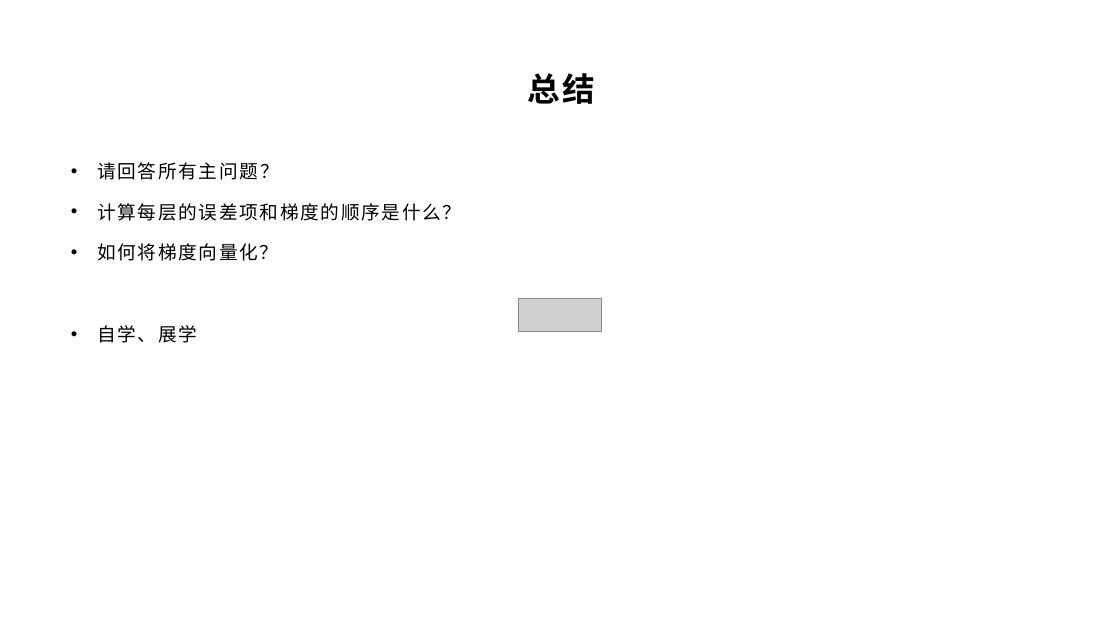
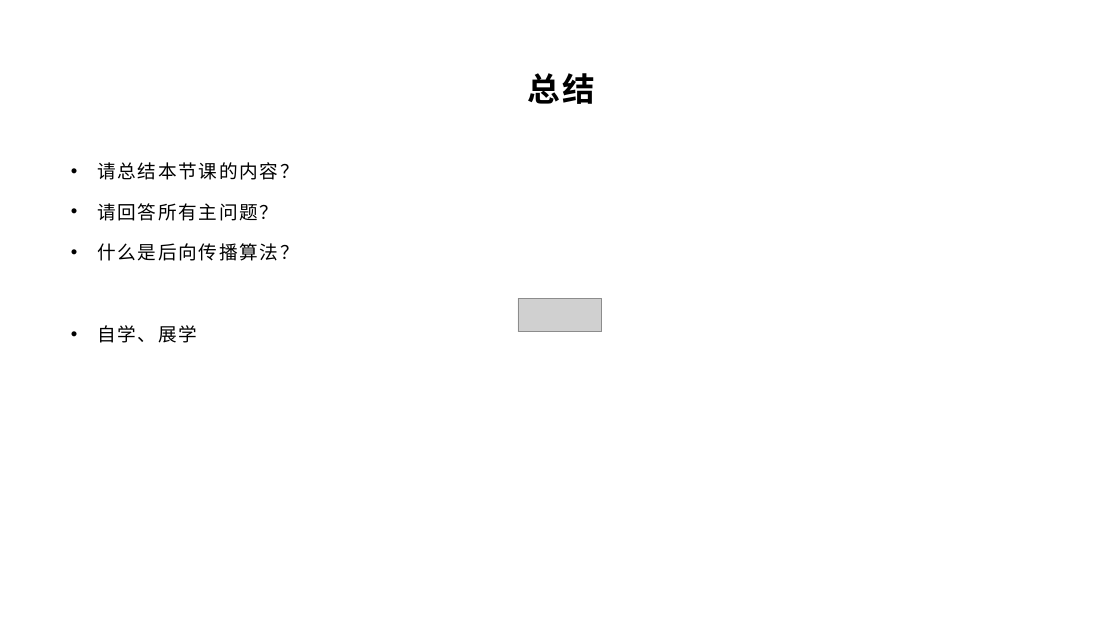
Before and after one commit to yyc-git/DeepLearningEdu, a slide deck: slide 29 of lessons/3_derivation_3/ppt/全连接层的前向和后向传播推导（下）.pptx. Drawn at 1120x630 pixels with LibreOffice and Linux fonts; fonts in the diff are those of the drawing; grey boxes stand for pictures; background and template pictures are left out. Boxes give left, top, right and bottom in pixels: in the first picture for what was removed or moved away, otherwise in the second. Text is boxed around its words. In the diff, an @@ line names an element or a change of style, - is before the commit and + after.

```diff
--- a/lessons/3_derivation_3/ppt/全连接层的前向和后向传播推导（下）.pptx
+++ b/lessons/3_derivation_3/ppt/全连接层的前向和后向传播推导（下）.pptx
@@ text at [97, 162, 278, 180]: paragraph added @@
+• 请总结本节课的内容？
@@ text at [97, 243, 299, 261]: text changed @@
-• 计算每层的误差项和梯度的顺序是什么？
-• 如何将梯度向量化？
+• 什么是后向传播算法？
```
Also in this commit, not shown: 2 other slides changed.
